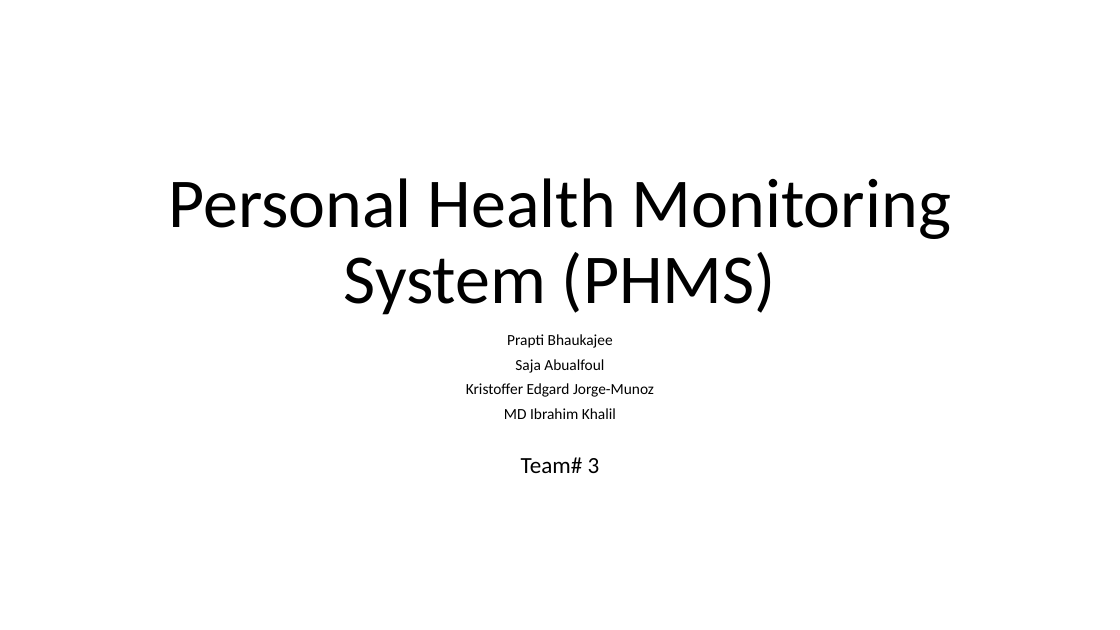
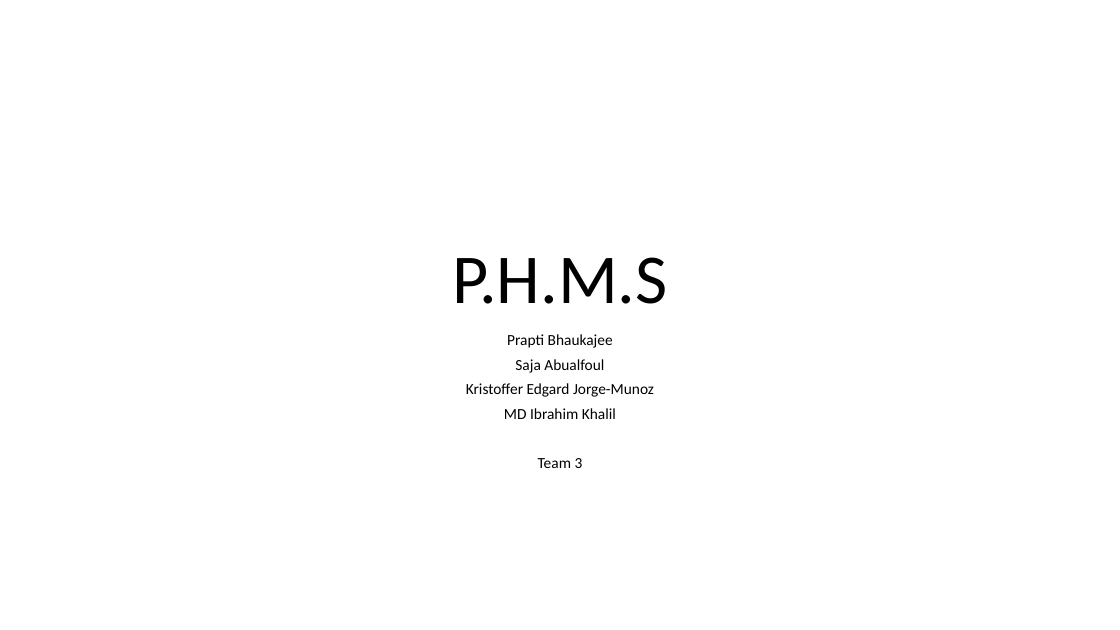
Before and after one commit to erroneouscopper/AndroidProject, a slide deck: slide 1 of team3_presentation.pptx. Drawn at 1120x630 pixels with LibreOffice and Linux fonts; fonts in the diff are those of the drawing. Boxes give left, top, right and bottom in pixels: in the first picture for what was removed or moved away, otherwise in the second. Text is boxed around its words. In the diff, an @@ line names an element or a change of style, - is before the commit and + after.

```diff
--- a/team3_presentation.pptx
+++ b/team3_presentation.pptx
@@ title at <box>452,257,668,304</box>: text changed @@
-Personal Health Monitoring System (PHMS)
+P.H.M.S
@@ subtitle at <box>538,458,583,468</box>: text changed; size 19.8 to 13.2 pt @@
-Team# 3
+Team 3
```
Also in this commit, not shown: 3 other slides changed, 10 slides added, 1 slide removed.
